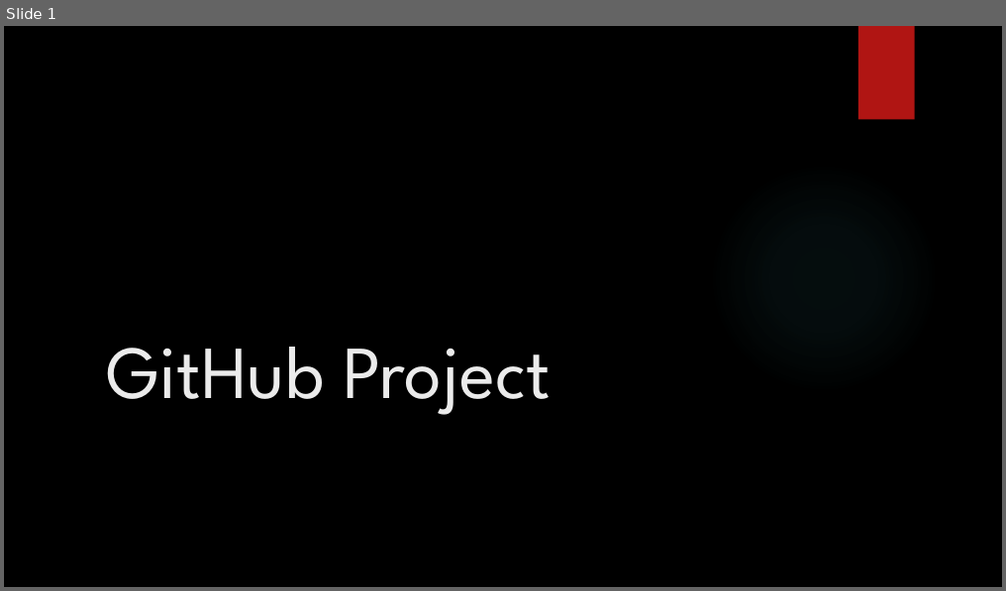
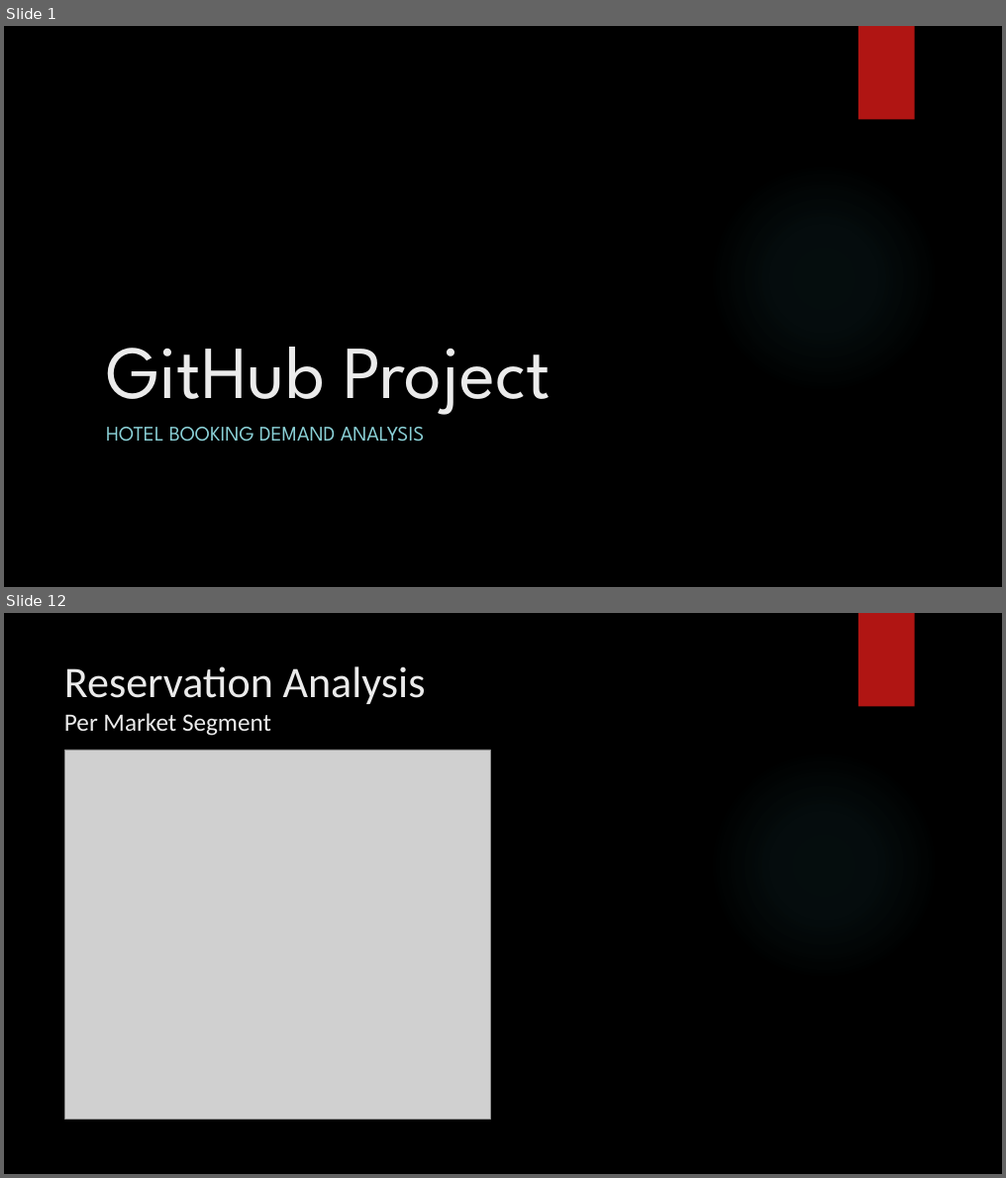
Before and after one commit to Konadrak/GitHub_Project_1a-Team_A, a slide deck: Presentation/GitHub Project Presentation.pptx. Shown one above the other, each under a label of ours: slide 1 before the commit, slides 1 and 12 after it; the slides between them are not shown. The pictures are 1006x591 and 1006x1178 pixels, drawn with LibreOffice and Linux fonts; fonts in the diff are those of the drawing; grey boxes stand for pictures; background and template pictures are left out. Boxes give left, top, right and bottom in pixels: in the first picture for what was removed or moved away, otherwise in the second. Text is boxed around its words. In the diff, an @@ line names an element or a change of style, - is before the commit and + after.

Commit message:
Analysis and Presentation

```diff
--- a/Presentation/GitHub Project Presentation.pptx
+++ b/Presentation/GitHub Project Presentation.pptx
@@ slide 12 added at (4,613,1002,1174), background picture (left out); not listed: 2 template elements that a slide beside it also shows @@
@@ title added at (64,666,426,736), 42 pt, text #EBEBEB @@
+Reservation Analysis
+Per Market Segment
@@ picture added at (64,750,490,1119) @@
@@ slide 1 changed as well @@
@@ subtitle added at (106,427,425,442), 20 pt, text #8AD0D6 @@
+HOTEL BOOKING DEMAND ANALYSIS
```
Also in this commit, not shown: 11 other slides added, 2 slides removed, 3 other files.
